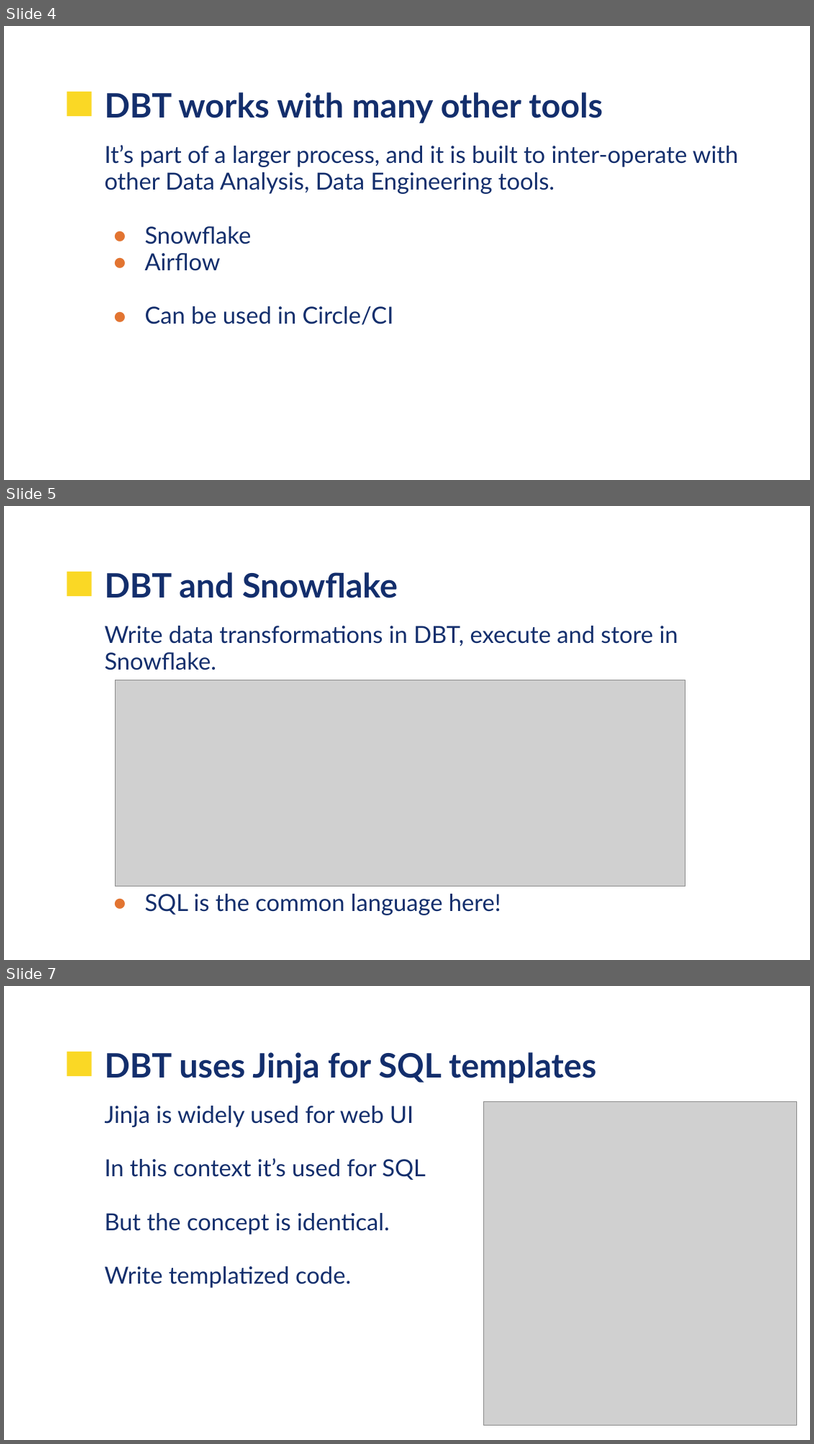
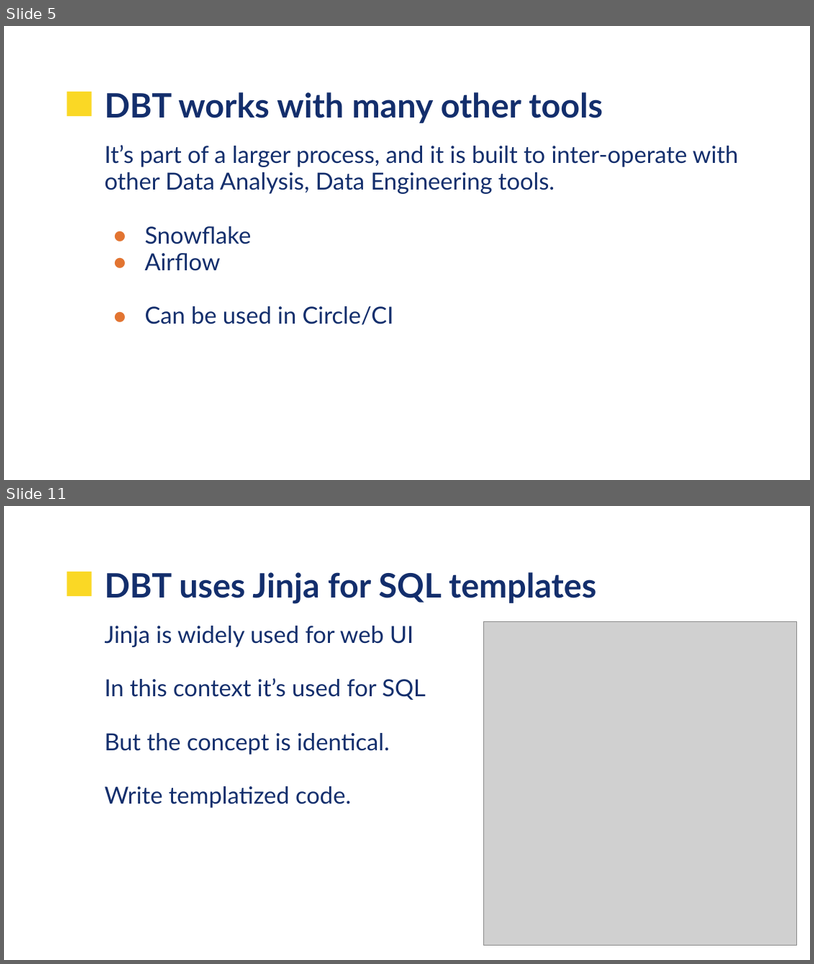
Before and after one commit to UVADS/data_engineering, a slide deck: 11_data_build_tool/UVA-DBT.pptx. Shown one above the other, each under a label of ours: slides 4, 5 and 7 before the commit, slides 5 and 11 after it; the slides between them are not shown. The pictures are 814x1444 and 814x964 pixels, drawn with LibreOffice and Linux fonts; fonts in the diff are those of the drawing; grey boxes stand for pictures; background and template pictures are left out. Boxes give left, top, right and bottom in pixels: in the first picture for what was removed or moved away, otherwise in the second. Text is boxed around its words. In the diff, an @@ line names an element or a change of style, - is before the commit and + after.

```diff
--- a/11_data_build_tool/UVA-DBT.pptx
+++ b/11_data_build_tool/UVA-DBT.pptx
@@ slide 5 removed at bbox=[4, 506, 810, 960], background picture (left out); not listed: 1 template element that a slide beside it also shows @@
@@ title removed at bbox=[105, 572, 398, 598] @@
-DBT and Snowflake
@@ text removed at bbox=[105, 626, 679, 915] @@
-Write data transformations in DBT, execute and store in Snowflake.
-● SQL is the common language here!
@@ picture removed at bbox=[116, 680, 685, 886] @@
@@ what was slide 4 is now slide 5 @@
@@ what was slide 7 is now slide 11 @@
```
Also in this commit, not shown: 5 slides changed, 9 slides added, 4 other slides removed.
